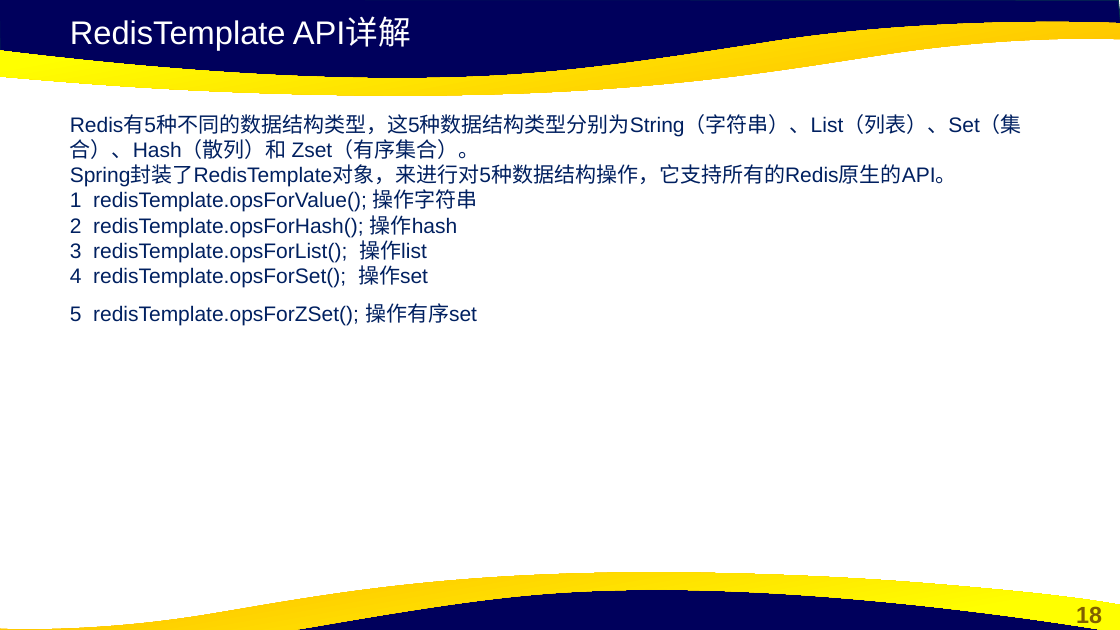
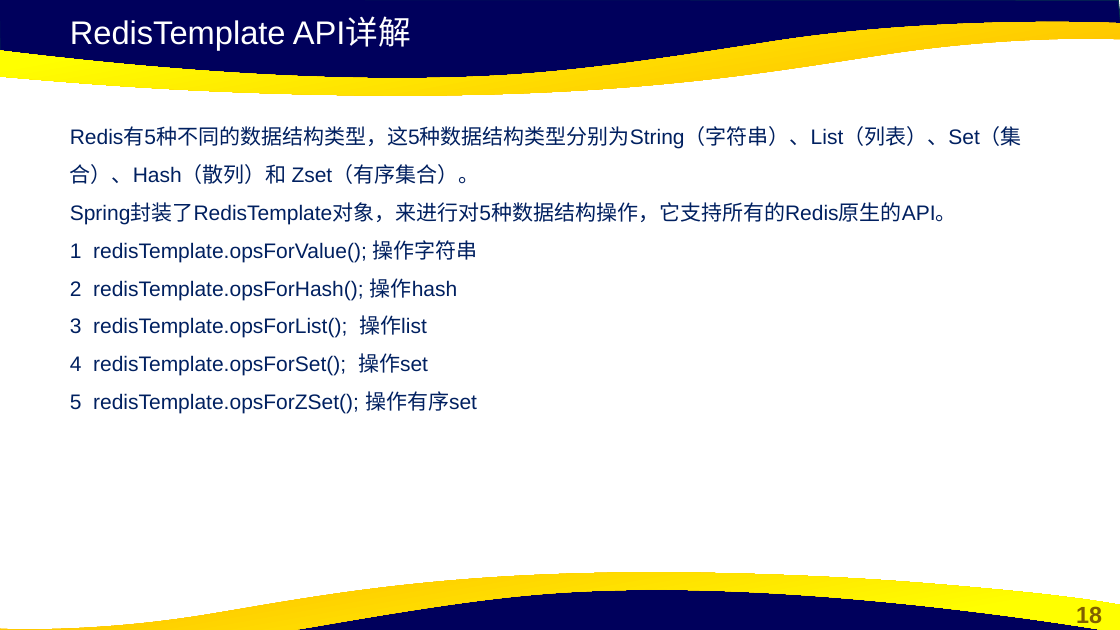
Before and after one commit to cxinping/Redis, a slide deck: slide 18 of ppt/第8章 Spring Boot与Redis整合与应用.pptx. Drawn at 1120x630 pixels with LibreOffice and Linux fonts; fonts in the diff are those of the drawing; background and template pictures are left out. Boxes give left, top, right and bottom in pixels: in the first picture for what was removed or moved away, otherwise in the second. Text is boxed around its words. In the diff, an @@ line names an element or a change of style, - is before the commit and + after.

```diff
--- a/ppt/第8章 Spring Boot与Redis整合与应用.pptx
+++ b/ppt/第8章 Spring Boot与Redis整合与应用.pptx
@@ text at [70, 128, 1022, 413]: text changed @@
-Redis有5种不同的数据结构类型，这5种数据结构类型分别为String（字符串）、List（列表）、Set（集合）、Hash（散列）和 Zset（有序集合）。 Spring封装了RedisTemplate对象，来进行对5种数据结构操作，它支持所有的Redis原生的API。 1 redisTemplate.opsForValue(); 操作字符串 2 redisTemplate.opsForHash(); 操作hash 3 redisTemplate.opsForList(); 操作list 4 redisTemplate.opsForSet(); 操作set 5 redisTemplate.opsForZSet(); 操作有序set
+Redis有5种不同的数据结构类型，这5种数据结构类型分别为String（字符串）、List（列表）、Set（集合）、Hash（散列）和 Zset（有序集合）。
+Spring封装了RedisTemplate对象，来进行对5种数据结构操作，它支持所有的Redis原生的API。
+1 redisTemplate.opsForValue(); 操作字符串
+2 redisTemplate.opsForHash(); 操作hash
+3 redisTemplate.opsForList(); 操作list
+4 redisTemplate.opsForSet(); 操作set
+5 redisTemplate.opsForZSet(); 操作有序set
```
Also in this commit, not shown: 6 other slides changed.
